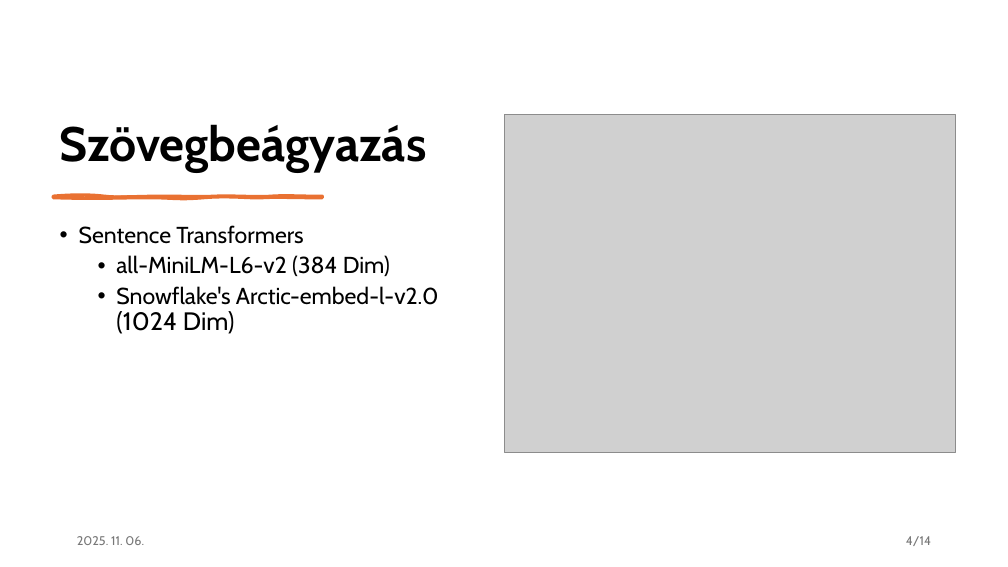
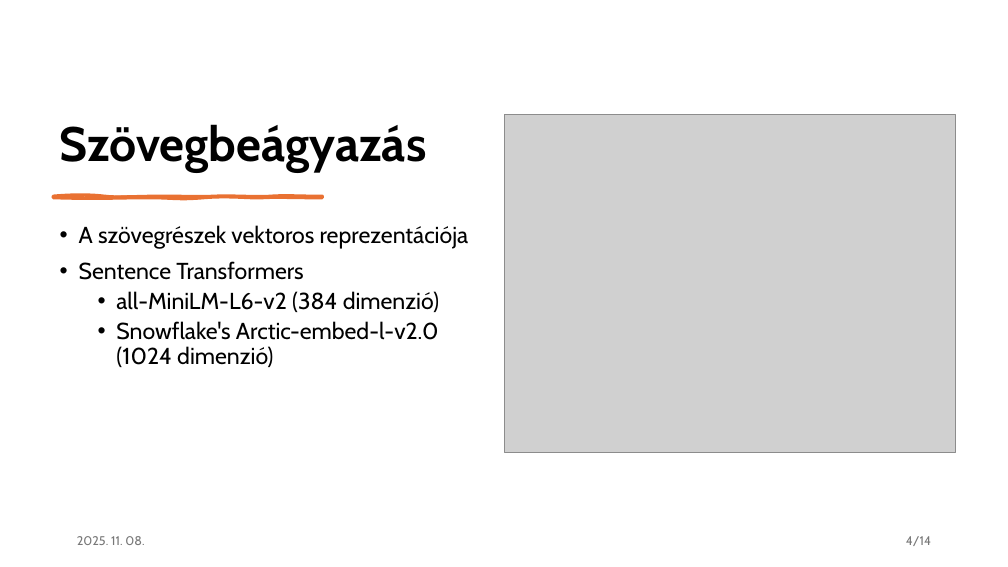
Before and after one commit to czotterbenedek/rag-onlineclustering-optimization, a slide deck: slide 4 of tdk/tdk_v1.pptx. Drawn at 1008x567 pixels with LibreOffice and Linux fonts; fonts in the diff are those of the drawing; grey boxes stand for pictures. Boxes give left, top, right and bottom in pixels: in the first picture for what was removed or moved away, otherwise in the second. Text is boxed around its words. In the diff, an @@ line names an element or a change of style, - is before the commit and + after.

```diff
--- a/tdk/tdk_v1.pptx
+++ b/tdk/tdk_v1.pptx
@@ text at (79,225,469,249): paragraph added @@
+• A szövegrészek vektoros reprezentációja
@@ text at (116,291,439,367): text changed @@
-  • all-MiniLM-L6-v2 (384 Dim)
-  • Snowflake's Arctic-embed-l-v2.0
-    (1024 Dim)
+  • all-MiniLM-L6-v2 (384 dimenzió)
+  • Snowflake's Arctic-embed-l-v2.0
+    (1024 dimenzió)
@@ text at (77,536,144,545): text changed @@
-2025. 11. 06.
+2025. 11. 08.
```
Also in this commit, not shown: 20 other slides changed, 1 other file.
